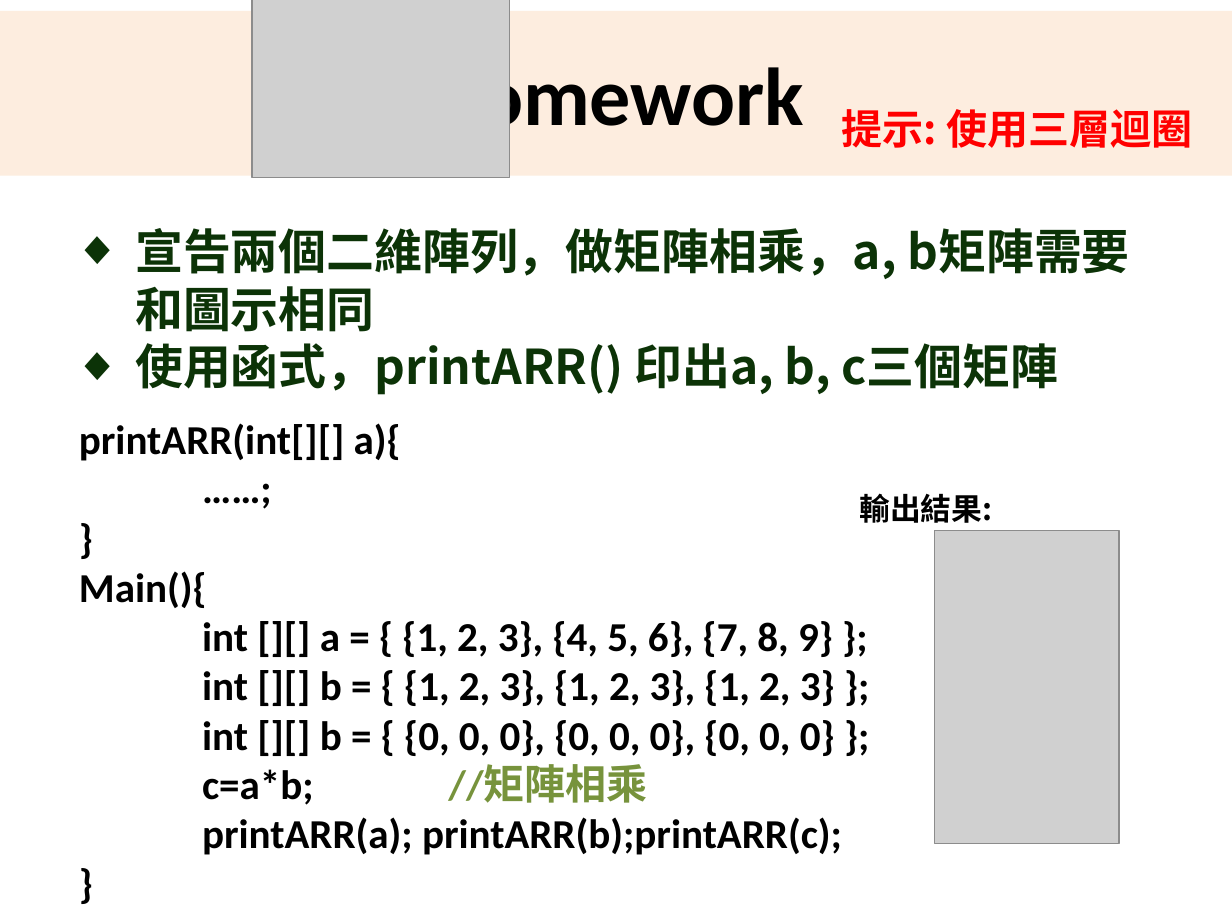
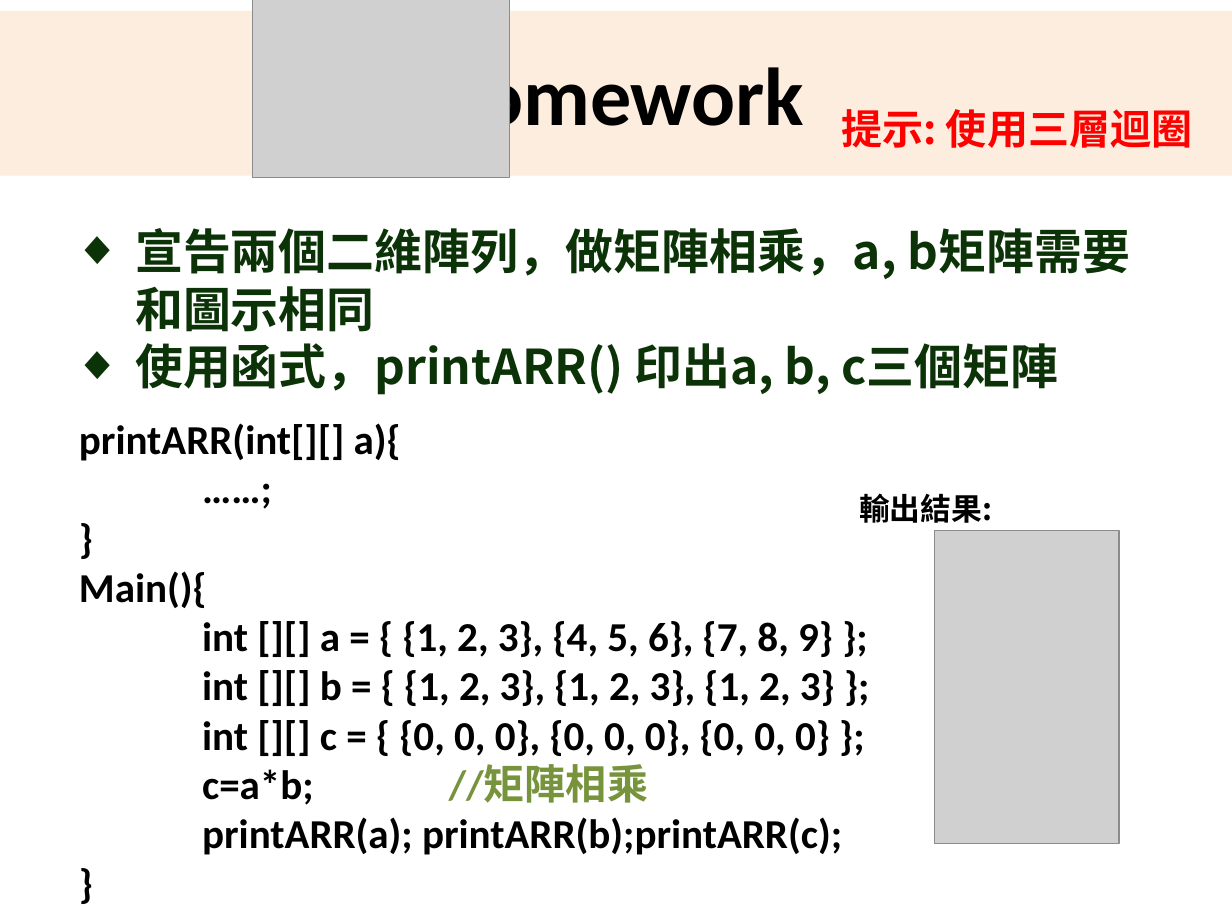
Before and after one commit to shouzo/Java-Programming_pages, a slide deck: slide 23 of class-tutorial/20161012/Week4-string.pptx. Drawn at 1232x924 pixels with LibreOffice and Linux fonts; fonts in the diff are those of the drawing; grey boxes stand for pictures; background and template pictures are left out. Boxes give left, top, right and bottom in pixels: in the first picture for what was removed or moved away, otherwise in the second. Text is boxed around its words. In the diff, an @@ line names an element or a change of style, - is before the commit and + after.

```diff
--- a/class-tutorial/20161012/Week4-string.pptx
+++ b/class-tutorial/20161012/Week4-string.pptx
@@ text at <box>202,720,830,756</box>: text changed @@
-int [][] b = { {0, 0, 0}, {0, 0, 0}, {0, 0, 0} };
+int [][] c = { {0, 0, 0}, {0, 0, 0}, {0, 0, 0} };
```
Also in this commit, not shown: 24 other files.
